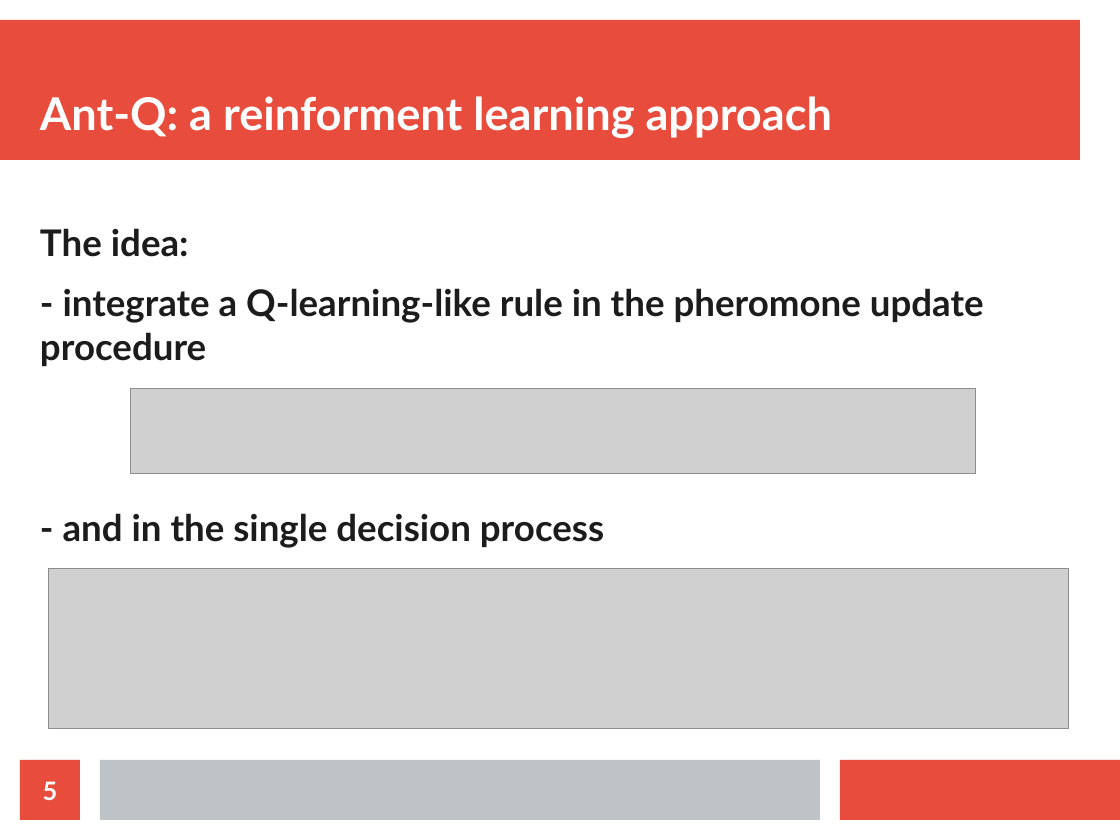
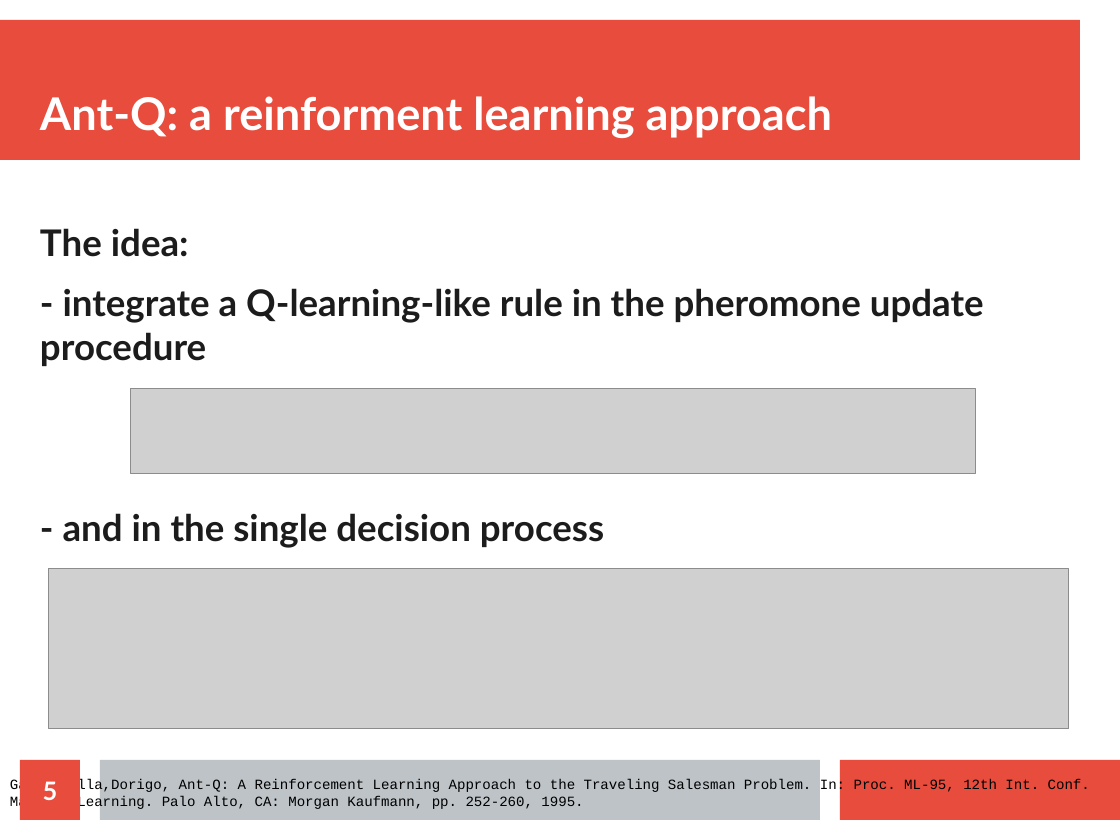
Before and after one commit to DBertazioli/Ant-Q-KGA, a slide deck: slide 5 of slides/bozza_slides.odp. Drawn at 1120x840 pixels with LibreOffice and Linux fonts; fonts in the diff are those of the drawing; grey boxes stand for pictures. Boxes give left, top, right and bottom in pixels: in the first picture for what was removed or moved away, otherwise in the second. Text is boxed around its words. In the diff, an @@ line names an element or a change of style, - is before the commit and + after.

```diff
--- a/slides/bozza_slides.odp
+++ b/slides/bozza_slides.odp
@@ text added at (10, 779, 1090, 811), 10 pt, text #000000 @@
+Gambardella,Dorigo, Ant-Q: A Reinforcement Learning Approach to the Traveling Salesman Problem. In: Proc. ML-95, 12th Int. Conf. Machine Learning. Palo Alto, CA: Morgan Kaufmann, pp. 252-260, 1995.
```
Also in this commit, not shown: 3 other slides changed, 1 slide added, 1 slide removed, 1 other file.
